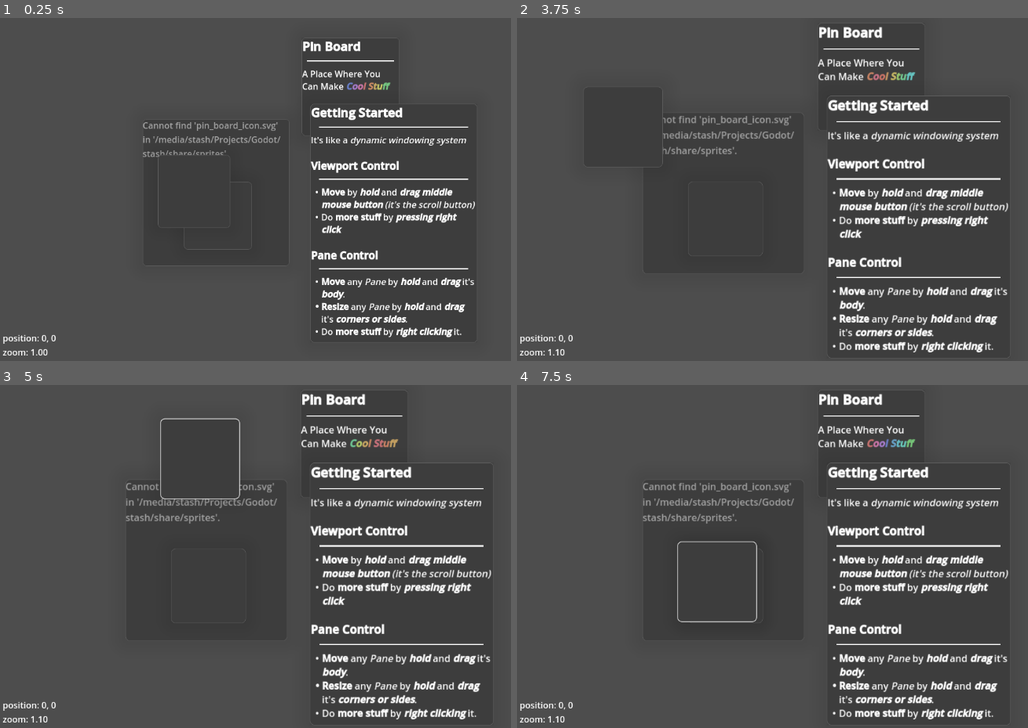
Above: before the commit, frames 1-4 (two rows, left to right).
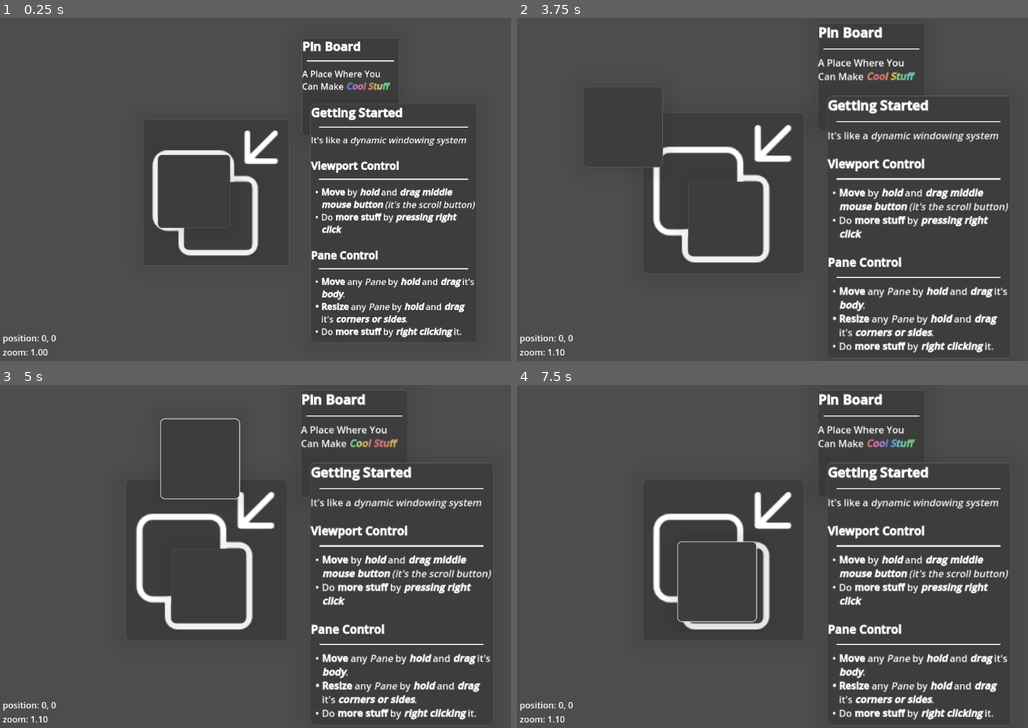
Above: after the commit, the same moments.

Repository: ello-guby/godot-stash
Game: Godot game, scene res://pin_board/main.tscn
The game is run twice, just before and just after one commit, with the same random seed, the same clock (stepped at 60 frames per second) and the same inputs. The project has no main scene, so this scene is started directly.
Inputs (mouse positions are in pixels of both pictures, inside the frame that each line leads up to):
- Up to frame 1 (0.25 s): no input
- Up to frame 2 (3.75 s): tap Enter at 0.5 s; drag from (736, 216) to (895, 107) at 0.52 s; drag from (869, 83) to (798, 254) at 1.27 s; tap R (reset) at 2, 2.75, 3.5 s; move the mouse to (895, 107) at 2.02 s; hold Right mouse button (move_point) 2.03-2.75 s; click (895, 107) at 2.17 s; drag from (798, 254) to (644, 131) at 2.77 s; move the mouse to (1017, 237) at 3.52 s; hold Mouse wheel up (zoom_in) from 3.53 s (still down); click (1017, 237) at 3.67 s
- Up to frame 3 (5 s): release Mouse wheel up (zoom_in) at 4.25 s; tap R (reset) at 4.25 s; drag from (127, 498) to (219, 463) at 4.27 s
- Up to frame 4 (7.5 s): tap R (reset) at 5 s; move the mouse to (864, 553) at 5.02 s; press the mouse at (864, 553) at 5.03 s; release the mouse at (864, 553) at 5.75 s; drag from (736, 463) to (706, 570) at 5.77 s; move the mouse to (966, 535) at 6.52 s; hold Right mouse button (move_point) 6.53-7.25 s; click (966, 535) at 6.67 s; drag from (706, 570) to (798, 621) at 7.27 s

The runs differ from the first frame. In frame 1, 2.0% of the frame differs, in the area x 27-55%, y 30-70%; in frame 2, 2.5%; in frame 3, 2.5%, in the area x 24-55%, y 28-72%; in frame 4, 2.5%.

Commit message:
fix my exposed directory

Diff:
--- a/pin_board/main.tscn
+++ b/pin_board/main.tscn
@@ -82,7 +82,7 @@
 focus_mode = 2
 theme = ExtResource("4_2ues7")
 script = ExtResource("5_qucbf")
-file_path = "/media/stash/Projects/Godot/stash/share/sprites/pin_board_icon.svg"
+file_path = "uid://c3ai0nyol2buv"
 editable_properties = PackedStringArray("file_path global_file *.png *.svg *.jpg *.jpeg *.webp", "expand_mode enum Keep Ignore FitWidth FitWidthProp FitHeight FitHeightProp", "stretch_mode enum Scale Tile Keep Centered KeepAspect KeepAspectCentered KeepAspectCovered", "keep_aspect_ratio")
 metadata/_custom_type_script = "uid://dgna6cfvyyerj"
 metadata/_edit_use_anchors_ = true
--- a/pin_board/pane/image_pane.gd
+++ b/pin_board/pane/image_pane.gd
@@ -2,7 +2,7 @@
 ## Custom [Pane] for displaying image.
 
 ## The image's file path to display.
-@export_global_file("*.png", "*.jpeg", "*.jpg", "*.svg", "*.webp") var file_path: String = "":
+@export_file("*.png", "*.jpeg", "*.jpg", "*.svg", "*.webp") var file_path: String = "":
 	set(v): file_path = v; _update()
 
 ## Keep the aspect ratio.
